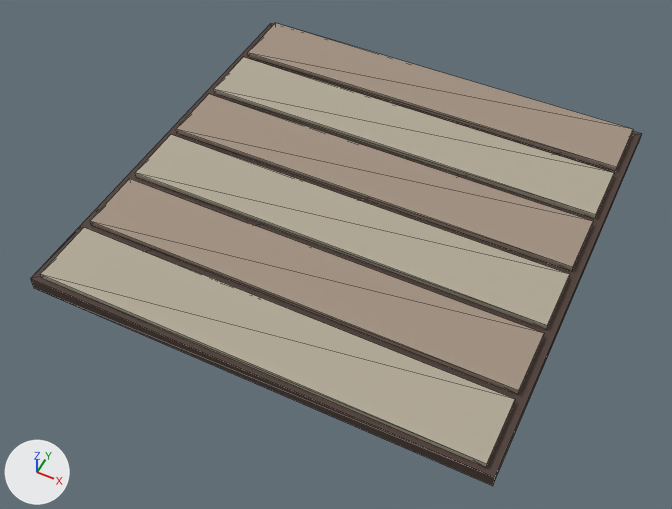
The glTF model games/brightway-park/public/art/models/path_walk.glb, before and after one commit.
Rendered twice from a 50 mm lens placed at (2.4, -5.23, 5.86), pointed at (-0.03, -0.38, -0.21). Every picture has the same lights, and +X, +Y and +Z are marked at lower left. The picture after the commit comes second. Mesh edges are drawn as thin lines. Where no turn or scale is listed for an object, it has been applied to the vertices.

Objects in the first picture: 'path_walk_0', 'path_walk_1', 'path_walk_2'.
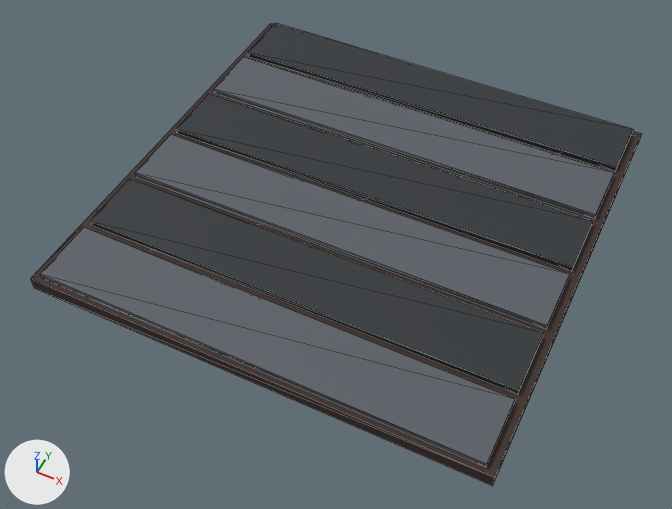
Boxes [x1, y1, x2, y2] around the edits, measured in the pictures (672 x 509 px):
```json
{"object": "path_walk_2", "change": "recoloured", "before": [40, 57, 614, 467], "after": [40, 57, 614, 467], "on screen": "grey to dark grey"}
{"object": "path_walk_1", "change": "recoloured", "before": [90, 23, 633, 395], "after": [90, 23, 633, 395], "on screen": "beige to dark grey"}
```

Scene script edits in JSON lines:
```json
{"op": "set", "path": "mat_material_1.base_color", "old": "(0.356, 0.279, 0.216)", "new": "(0.0273, 0.0319, 0.0369)", "note": "beige #a19080 -> dark grey #2e3236"}
{"op": "set", "path": "mat_material_2.base_color", "old": "(0.44, 0.392, 0.301)", "new": "(0.102, 0.114, 0.133)", "note": "grey #b1a895 -> dark grey #5a5f66"}
```
